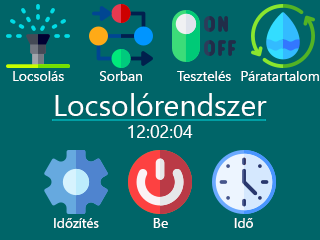
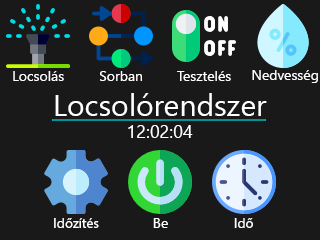
Layer changes from the first 320 × 240 image to the second:
renamed "Réteg 2" to "Humidity icon", painted on it over bbox(251, 4, 315, 68)
renamed "OnOff icon" to "Test icon", painted on it over bbox(172, 10, 236, 62)
renamed "Páratartalom" to "Nedvesség", painted on it over bbox(241, 70, 319, 83)
hid "Off button" over bbox(128, 150, 192, 214)
painted on "Background" (2nd of 2) over bbox(0, 0, 320, 240)
